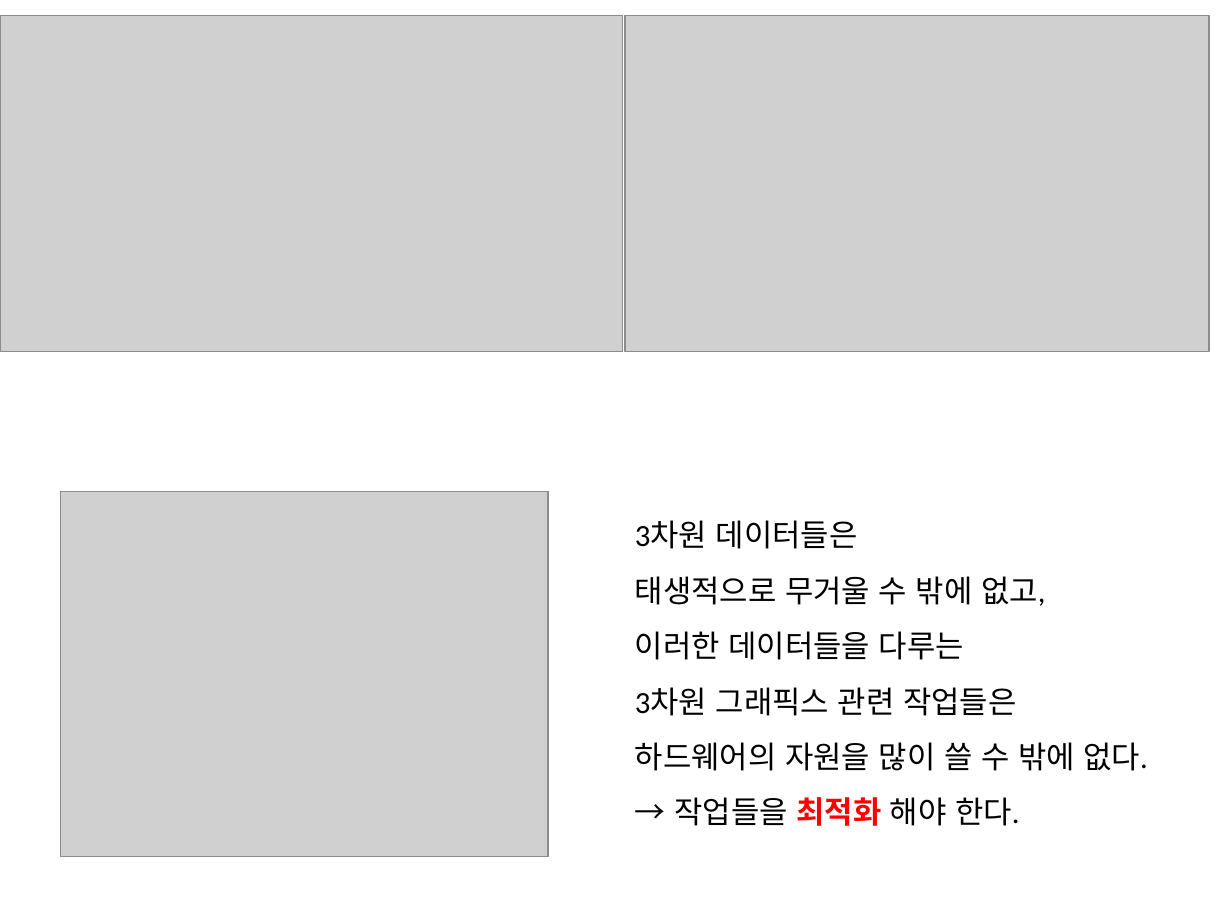
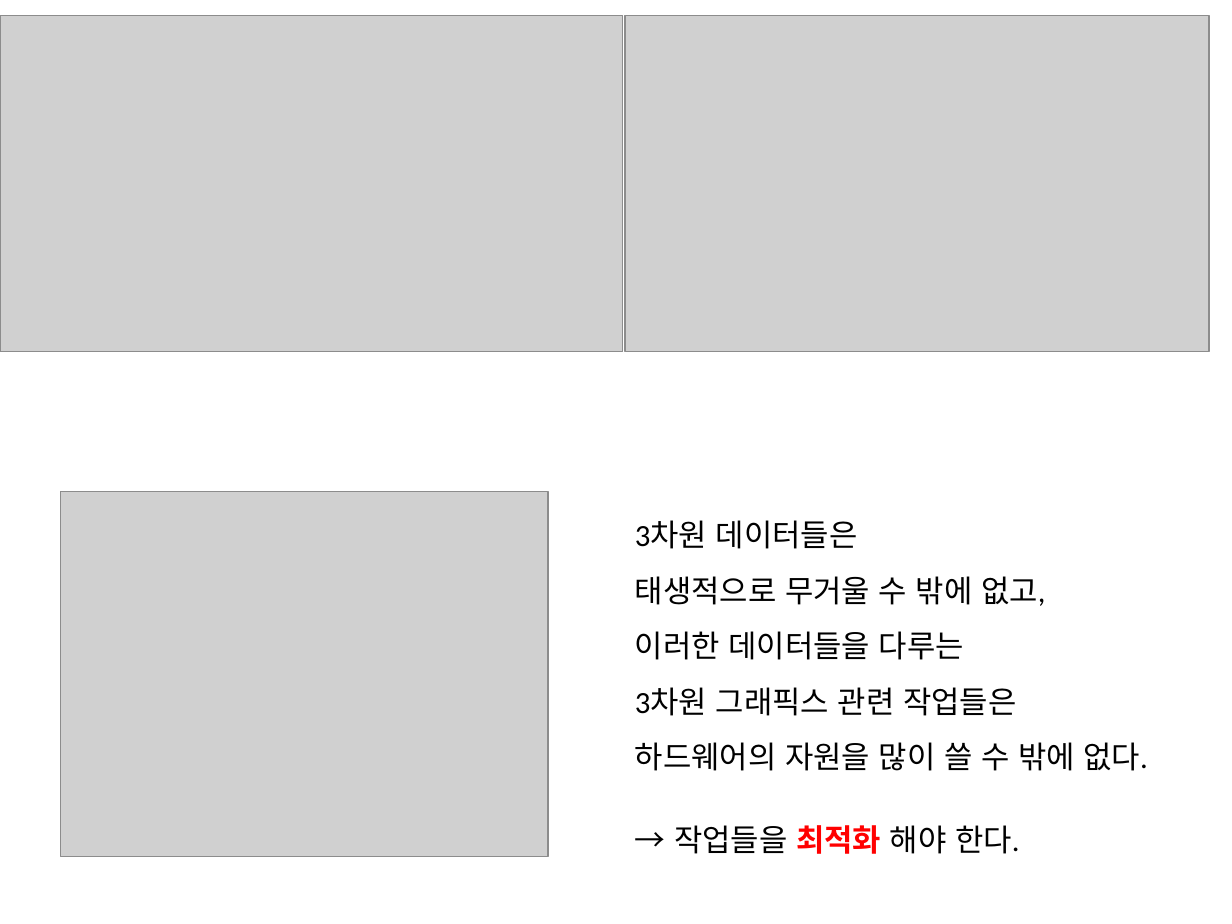
Before and after one commit to Gaia3D/MathStudy, a slide deck: slide 2 of Lecture_3_20170627/강의자료20170627.pptx. Drawn at 1232x924 pixels with LibreOffice and Linux fonts; fonts in the diff are those of the drawing; grey boxes stand for pictures. Boxes give left, top, right and bottom in pixels: in the first picture for what was removed or moved away, otherwise in the second. Text is boxed around its words. In the diff, an @@ line names an element or a change of style, - is before the commit and + after.

```diff
--- a/Lecture_3_20170627/강의자료20170627.pptx
+++ b/Lecture_3_20170627/강의자료20170627.pptx
@@ text at (x1=674, y1=797, x2=1019, y2=826): paragraph removed @@
-→ 작업들을 최적화 해야 한다.
@@ text added at (x1=674, y1=825, x2=1019, y2=854), 18 pt, text #000000 @@
+→ 작업들을 최적화 해야 한다.
```
Also in this commit, not shown: 1 other slide changed, 7 slides added.
